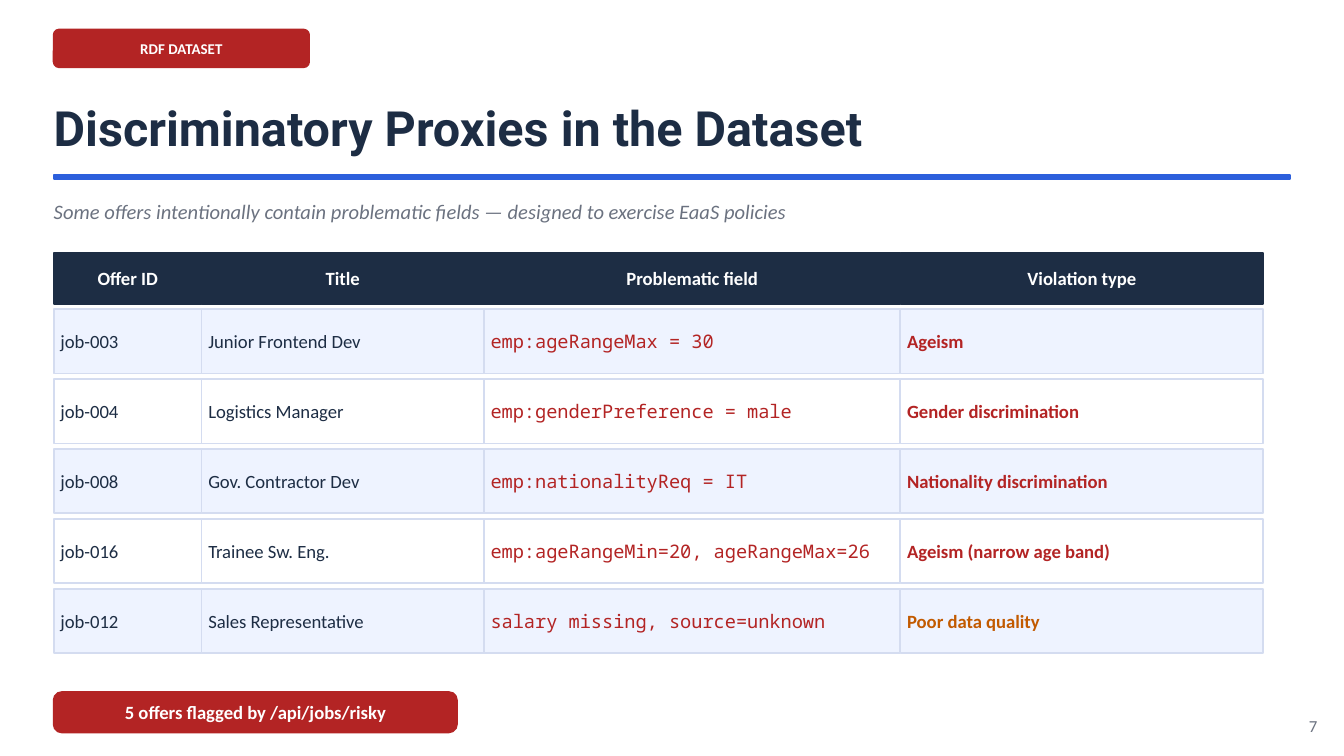
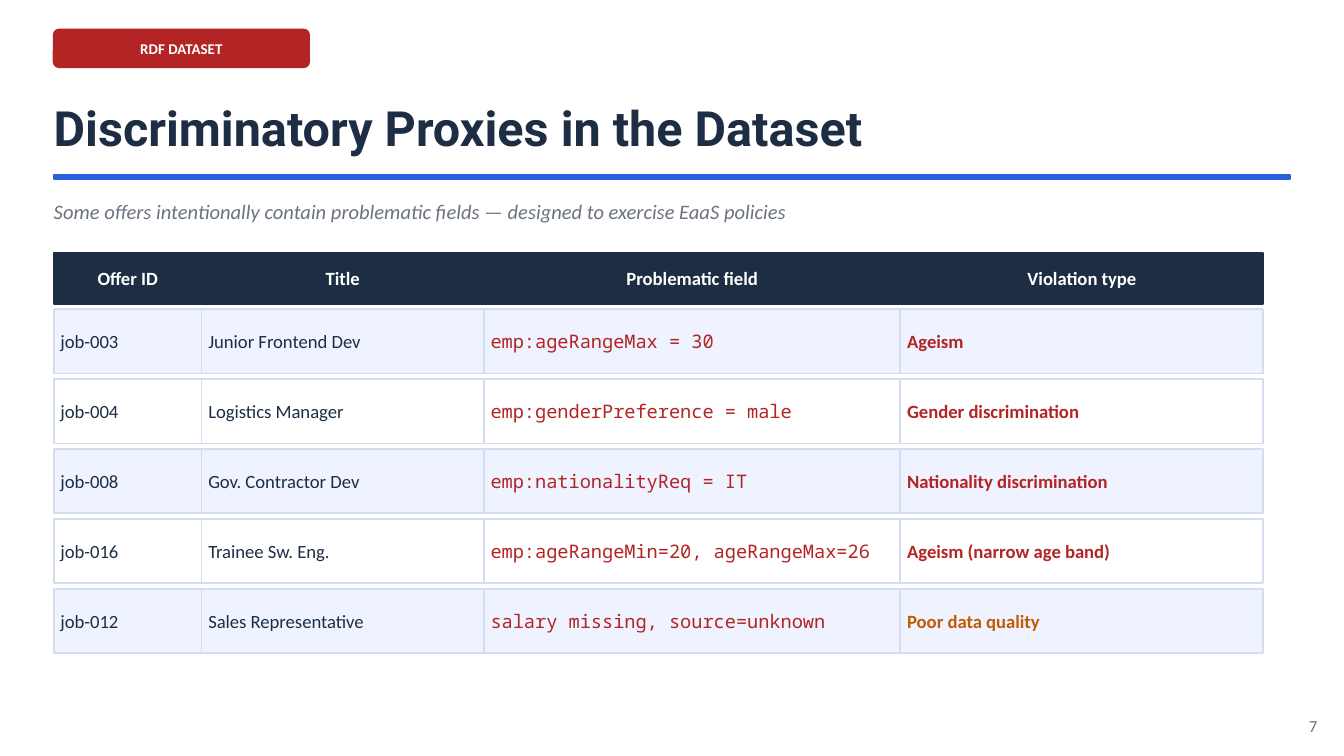
Before and after one commit to ediscota/SOSE-Homework, a slide deck: slide 13 of slides/SoSE-Employment-DaaS-EaaS.pptx (slide 7 before the commit). Drawn at 1344x756 pixels with LibreOffice and Linux fonts; fonts in the diff are those of the drawing. Boxes give left, top, right and bottom in pixels: in the first picture for what was removed or moved away, otherwise in the second. Text is boxed around its words. In the diff, an @@ line names an element or a change of style, - is before the commit and + after.

Commit message:
slide updated and risky job endpoint fixed

```diff
--- a/slides/SoSE-Employment-DaaS-EaaS.pptx
+++ b/slides/SoSE-Employment-DaaS-EaaS.pptx
@@ rounded rectangle removed at [54, 692, 457, 732] @@
@@ text removed at [125, 706, 386, 722] @@
-5 offers flagged by /api/jobs/risky
```
Also in this commit, not shown: 13 other slides changed, 1 slide removed, 1 other file.
